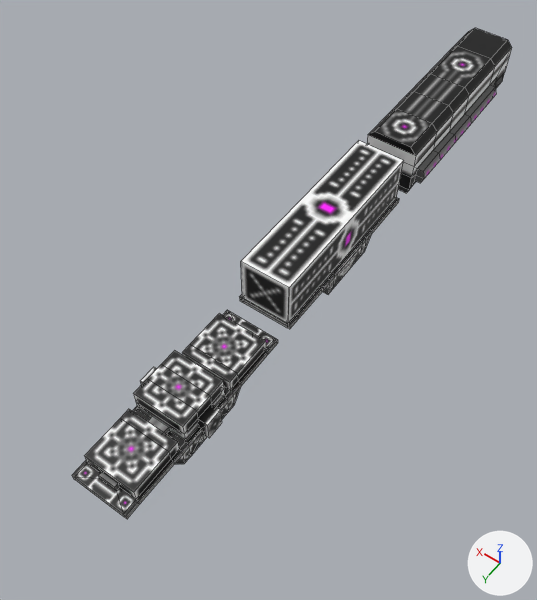
Renders of the FBX model Assets/04.Models/Trains.fbx from each side of a commit.
Camera for both pictures: a 50 mm camera at (-18.9, 52.7, 44.8) aimed at (1.4, 24.3, 0.1). Lighting does not change. The marker at lower right points along +X, +Y and +Z. Mesh edges are drawn as thin lines. Where no turn or scale is listed for an object, it has been applied to the vertices.

Before the edit, the objects in view are built like this:
```python
me_attackercar = bpy.data.meshes.new('AttackerCar')
me_attackercar.from_pydata(...)  # 192 vertices, 198 faces; spans x -2.8..2.8, y -7.8..7.8, z -1.8..2.0
me_attackercar.materials.append(mat_attackercar)  # picture img_attackercar_png
me_freightcar = bpy.data.meshes.new('FreightCar')
me_freightcar.from_pydata(...)  # 120 vertices, 121 faces; spans x -2.2..2.2, y -7.8..7.8, z -1.8..4.0
me_freightcar.materials.append(mat_freightcar)  # picture img_freightcar_png
me_rootcar = bpy.data.meshes.new('RootCar')
me_rootcar.from_pydata(...)  # 142 vertices, 144 faces; spans x -3.0..3.0, y -10.9..9.4, z 0.0..5.5
me_rootcar.materials.append(mat_rootcar)  # picture img_rootcar_png
# before: 12 (2.2, 2.9, 3.9), 13 (2.2, 5.8, 3.9), 14 (-2.2, 8.6, 3.0) at pixel (417, 168), 15 (2.2, 8.6, 3.0), 16 (-2.2, 2.9, 3.9) at pixel (450, 124)
# before: 17 (-2.2, 5.8, 3.9) at pixel (434, 142), 26 (-2.2, 9.4, 5.0) at pixel (415, 155), 29 (2.2, 9.4, 5.0) at pixel (367, 134), 30 (2.2, 0.0, 3.0), 33 (-2.2, 0.0, 3.0) at pixel (464, 114)
# before: 35 (2.2, 5.8, 5.0) at pixel (390, 111), 36 (2.2, 2.9, 5.0) at pixel (407, 94), 38 (-2.2, 5.8, 5.0) at pixel (437, 131), 41 (-2.2, 2.9, 5.0) at pixel (453, 113), 48 (-2.2, 9.4, 3.9) at pixel (413, 166)
# before: 49 (2.2, 9.4, 3.9), 50 (2.2, 5.8, 3.0), 51 (2.2, 2.9, 3.0), 52 (-2.2, 2.9, 3.0) at pixel (449, 132), 53 (-2.2, 5.8, 3.0) at pixel (433, 150)
# before: 55 (2.2, 0.0, 5.0) at pixel (423, 77), 56 (-2.2, 0.0, 5.0) at pixel (469, 95)
ob_attackercar = bpy.data.objects.new('AttackerCar', me_attackercar)
ob_attackercar.location = (0.0, 36.0, 2.5)
ob_freightcar = bpy.data.objects.new('FreightCar', me_freightcar)
ob_freightcar.location = (0.0, 19.0, 2.5)
ob_rootcar = bpy.data.objects.new('RootCar', me_rootcar)
ob_rootcar.location = (0.0, 0.0, 0.73)
```
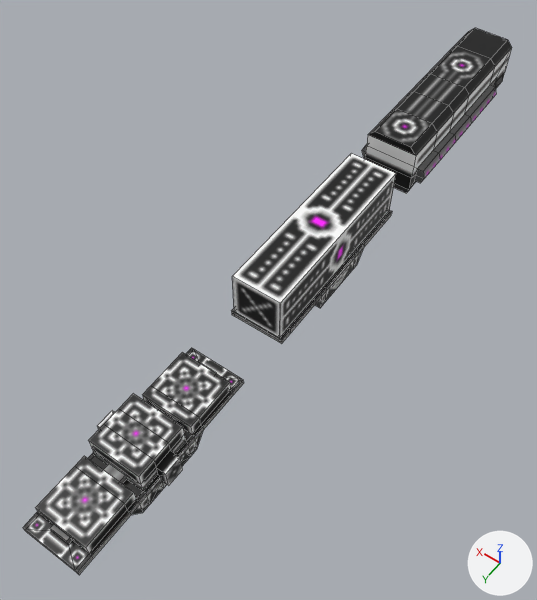
Where the newer file only moved an object's origin or applied its transform, the numbers keep the older frame.

Boxes (x1, y1, x2, y2) around the edits, measured in the pictures (537 x 600 px):
'AttackerCar', moved: before (72, 310, 278, 519); after (23, 348, 244, 575)
'FreightCar', moved: before (240, 141, 404, 329); after (231, 153, 396, 344)
'RootCar', reshaped: before (367, 28, 512, 193); after (362, 28, 512, 193)
part 2 of me_rootcar, cut back: (414, 97, 469, 168) in both

The edits, one by one:
me_rootcar is used by ob_rootcar; location (0.0, 0.0, 0.73).
Verts and faces of me_rootcar; kept vertices keep their numbers, new ones are numbered from 142.
me_rootcar had 142 vertices, 144 faces and spanned x -3.0..3.0, y -10.9..9.4, z 0.0..5.5.
me_rootcar now has 138 vertices, 140 faces and spans x -3.0..3.0, y -10.9..9.4, z 0.0..5.5.
Part 2, on me_rootcar:
Vertices deleted: 12, 13, 16, 17 (with the faces that use them).
New faces: (35, 36, 51, 50), (33, 56, 41, 52), (38, 53, 52, 41), (14, 53, 38, 26, 48), (30, 51, 36, 55), (15, 49, 29, 35, 50).
me_attackercar has 192 vertices, 198 faces and spans x -2.8..2.8, y -7.8..7.8, z -1.8..2.0.
me_attackercar is used by ob_attackercar; location (0.0, 36.0, 2.5).
me_attackercar part 3: the whole mesh is moved by (0.0, 0.0, 2.5).
me_freightcar has 120 vertices, 121 faces and spans x -2.2..2.2, y -7.8..7.8, z -1.8..4.0.
me_freightcar is used by ob_freightcar; location (0.0, 19.0, 2.5).
me_freightcar part 1: the whole mesh is moved by (0.0, 0.0, 1.9).
Object 'AttackerCar' (ob_attackercar) moves from (0.0, 36.0, 2.5) to (0.0, 40.0, 0.0).
Object 'FreightCar' (ob_freightcar) moves from (0.0, 19.0, 2.5) to (0.0, 20.0, 0.0).
